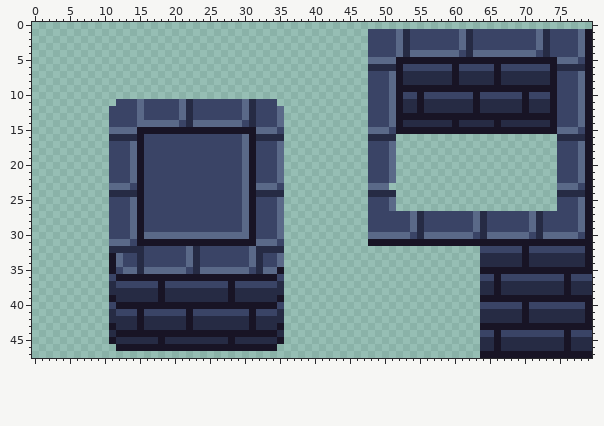
One commit to this pixel-art file: Assets/Sprites/tilesetwall.aseprite. The picture above is the old version.
80x48 pixels, 1 frame.
Now the later version:
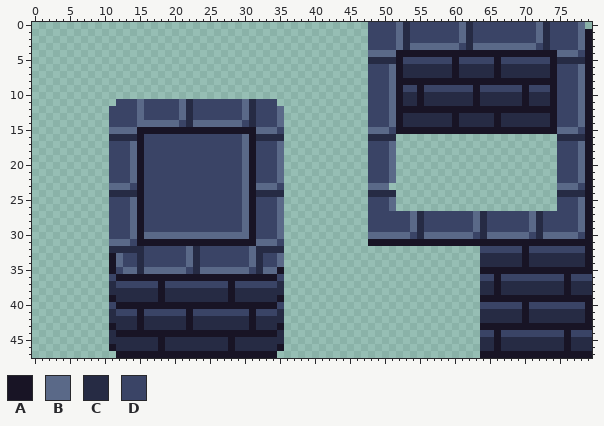
Palette (. is transparent): A #181425  B #5a6988  C #262b44  D #3a4466
Edits made:
Changed rows in their new state; - is an unchanged pixel.
first column x 48:
 0 DDDDBCDDDDDDDBCDDDDDDDDDBCDDDDB
 3 ------BBBBBBBD-BBBBBBBBBD------
 4 BBBBAAAAAAAAAAAAAAAAAAAAAAABBBD
 5 CCCC-DDDDDDD-DDDDD-DDDDDDD-CCCC
 6 DDDB-CCCCCCC-CCCCC-CCCCCCC-DDDB
 8 -----AAAAAAA-AAAAA-AAAAAAA-----
 9 -----DD-DDDDDDD-DDDDDD-DDD-----
10 -----CC-CCCCCCC-CCCCCC-CCC-----
12 -----AA-AAAAAAA-AAAAAA-AAA-----
13 -----CCCCCCC-CCCCC-CCCCCCC-----
first column x 11:
45 C-----------------------C
46 ACCCCCC-CCCCCCCCC-CCCCCCA
47 -AAAAAAAAAAAAAAAAAAAAAAA-
Boxes around the changes in both pictures, in picture pixels (x1, y1, x2, y2):
changed: (368, 22, 585, 120)
changed: (109, 337, 284, 358)
